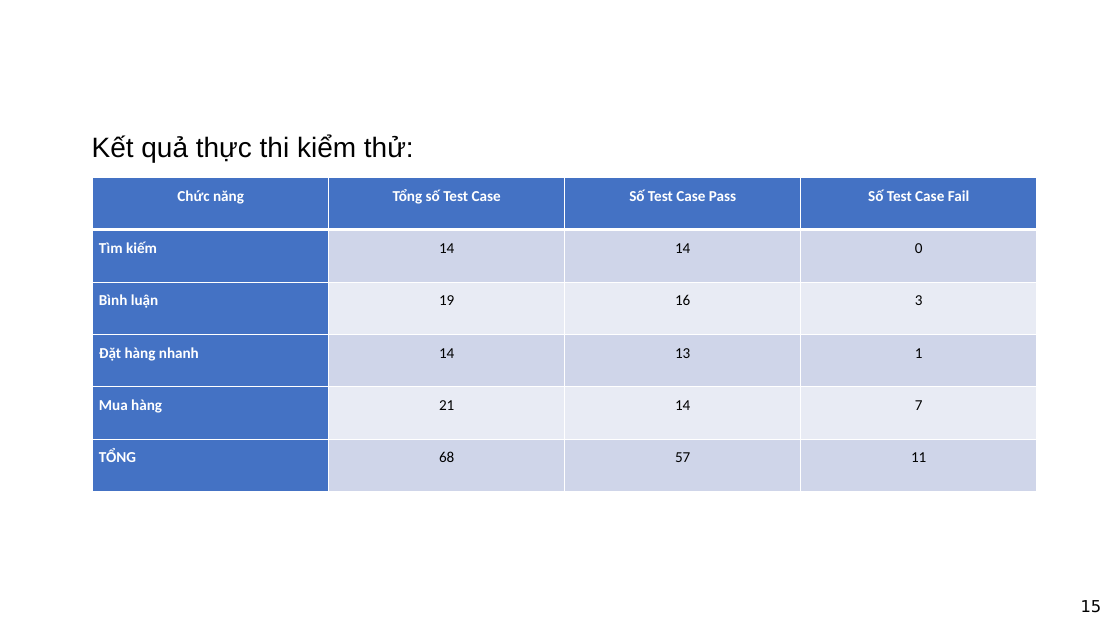
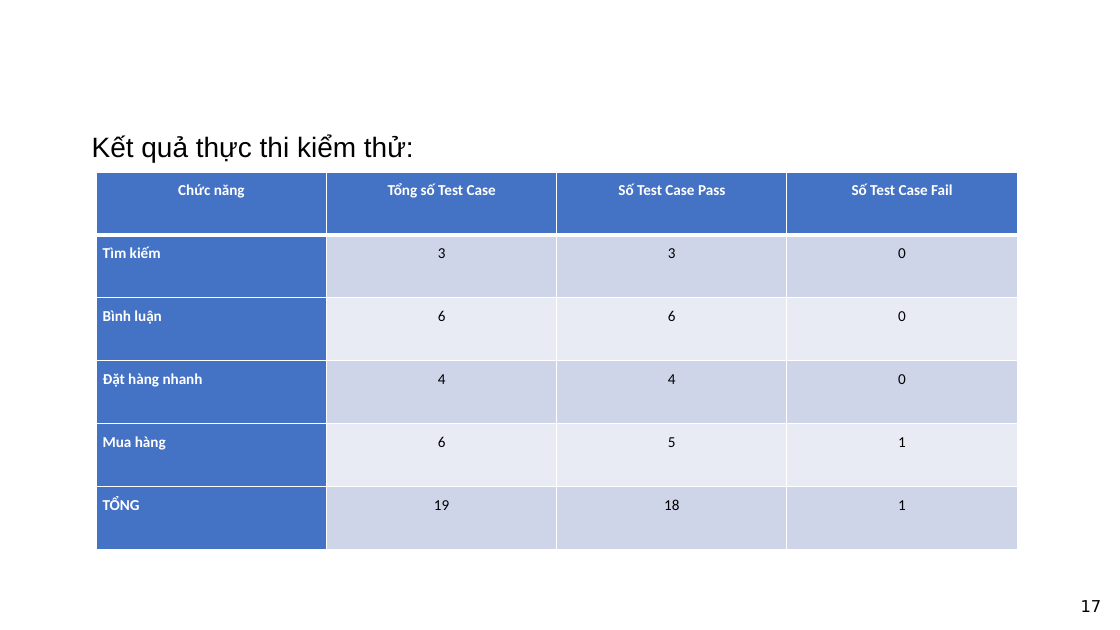
Before and after one commit to LeThiAnh06042004/DoAn4, a slide deck: slide 17 of docs/Đồ án tốt nghiệp/12522012_LeThiAnh_PPThuyetTrinh_V2.pptx (slide 15 before the commit). Drawn at 1120x630 pixels with LibreOffice and Linux fonts; fonts in the diff are those of the drawing; background and template pictures are left out. Boxes give left, top, right and bottom in pixels: in the first picture for what was removed or moved away, otherwise in the second. Text is boxed around its words. In the diff, an @@ line names an element or a change of style, - is before the commit and + after.

```diff
--- a/docs/Đồ án tốt nghiệp/12522012_LeThiAnh_PPThuyetTrinh_V2.pptx
+++ b/docs/Đồ án tốt nghiệp/12522012_LeThiAnh_PPThuyetTrinh_V2.pptx
@@ table at <box>97,172,1017,549</box> @@
-row 2, column 2: 14
+row 2, column 2: 3
-row 2, column 3: 14
+row 2, column 3: 3
-row 3: Bình luận | 19 | 16 | 3
+row 3: Bình luận | 6 | 6 | 0
-row 4: Đặt hàng nhanh | 14 | 13 | 1
+row 4: Đặt hàng nhanh | 4 | 4 | 0
-row 5: Mua hàng | 21 | 14 | 7
+row 5: Mua hàng | 6 | 5 | 1
-row 6: TỔNG | 68 | 57 | 11
+row 6: TỔNG | 19 | 18 | 1
@@ table: place and size @@
-table at <box>92,177,1037,492</box>
+table at <box>97,172,1017,549</box>
@@ page number at <box>1081,600,1102,612</box>: text changed @@
-15
+17
```
Also in this commit, not shown: 10 other slides changed, 3 slides added, 2 slides removed, 16 other files.
